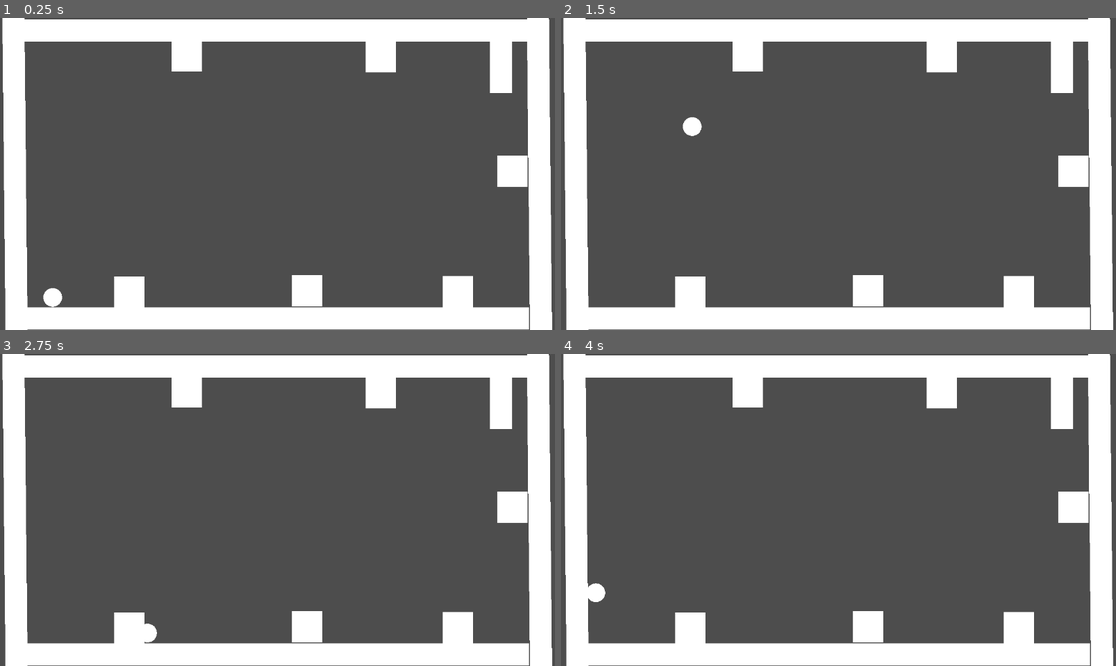
Above: before the commit, frames 1-4 (two rows, left to right).
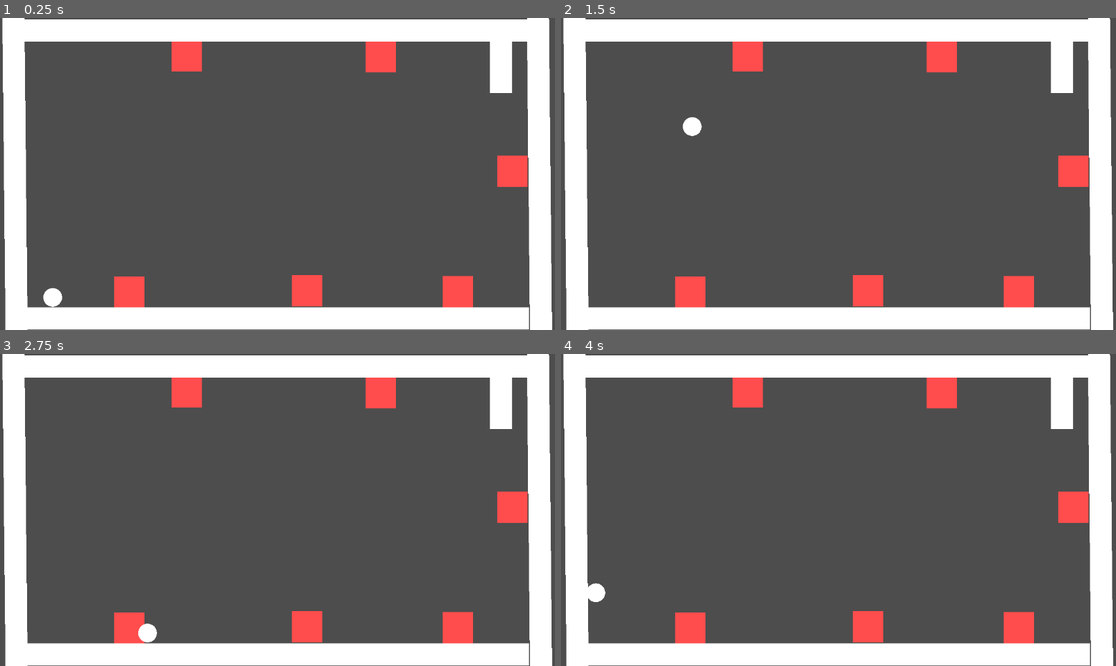
Above: after the commit, the same moments.

Repository: gemmen29/EndPoint
Game: Godot game, scene res://scenes/main.tscn
The game is run twice, just before and just after one commit, with the same random seed, the same clock (stepped at 60 frames per second) and the same inputs.
Inputs:
- Up to frame 1 (0.25 s): no input
- Up to frame 2 (1.5 s): tap Enter at 0.5 s; hold D (move_right) 0.53-1.28 s; tap S (dive) at 0.6 s; tap W (jump) at 0.77 s; hold A (move_left) from 1.28 s (still down); tap Space (flip) at 1.35 s
- Up to frame 3 (2.75 s): tap W (jump) at 1.52 s; release A (move_left) at 2.03 s; hold D (move_right) from 2.03 s (still down); tap S (dive) at 2.1 s
- Up to frame 4 (4 s): tap Space (flip) at 2.85 s; tap W (jump) at 3.02, 3.77 s; release D (move_right) at 3.53 s; hold A (move_left) from 3.53 s (still down); tap S (dive) at 3.6 s

The runs differ from the first frame. In frame 1, 3.3% of the frame differs, in the area x 20-96%, y 7-93%; in frame 2, 3.3%; in frame 3, 3.3%; in frame 4, 3.3%.

Commit message:
Add hazards color

Diff:
--- a/scenes/hazard.tscn
+++ b/scenes/hazard.tscn
@@ -2,7 +2,8 @@
 
 [ext_resource type="Script" uid="uid://c5cyx2ngg66uo" path="res://Hazard.gd" id="1_hazard"]
 
-[sub_resource type="ShaderMaterial" id="ShaderMaterial_ivx7b"]
+[sub_resource type="CanvasItemMaterial" id="CanvasItemMaterial_red"]
+blend_mode = 1
 
 [sub_resource type="StandardMaterial3D" id="StandardMaterial3D_red"]
 albedo_color = Color(1, 0, 0, 1)
@@ -17,10 +18,11 @@
 script = ExtResource("1_hazard")
 
 [node name="MeshInstance2D" type="MeshInstance2D" parent="."]
-material = SubResource("ShaderMaterial_ivx7b")
+material = SubResource("CanvasItemMaterial_red")
 position = Vector2(0, 3)
 scale = Vector2(-64.999985, 67)
 mesh = SubResource("BoxMesh_rxmjj")
+modulate = Color(1, 0, 0, 1)
 
 [node name="CollisionShape2D" type="CollisionShape2D" parent="."]
 position = Vector2(-0.49999732, 2.9999995)
